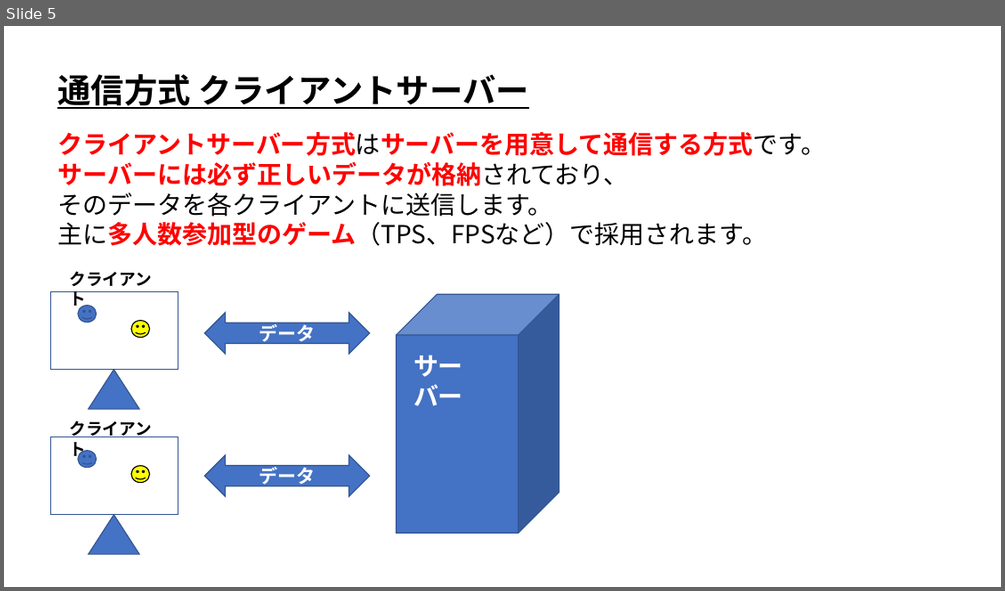
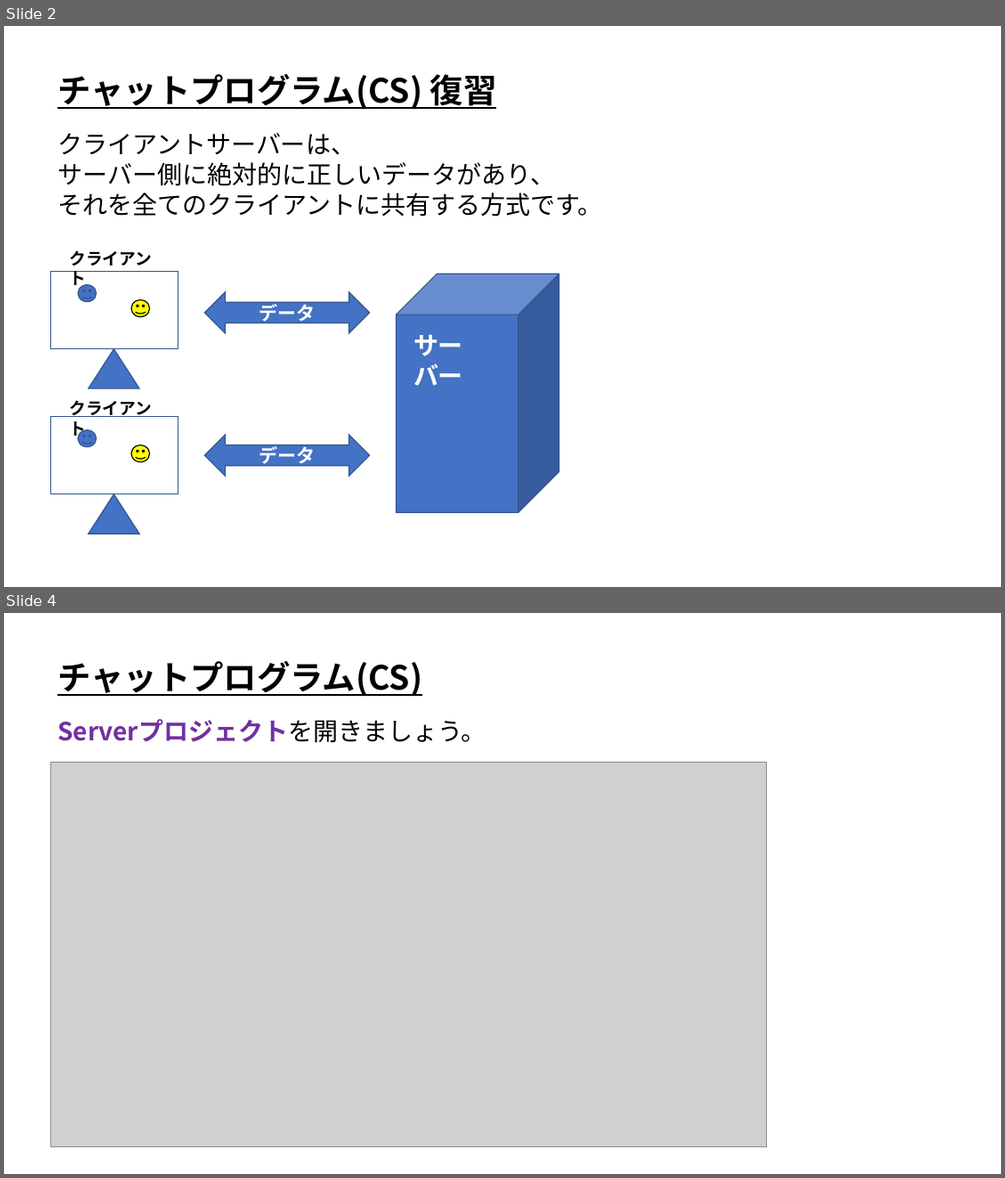
Before and after one commit to ArakiYusuke-Ohara/Textbook, a slide deck: ゲーム科3年/00_前期/オンラインゲームプログラミングⅠ/05_チャットプログラム(CS).pptx. Shown one above the other, each under a label of ours: slide 5 before the commit, slides 2 and 4 after it; the slides between them are not shown. The pictures are 1005x591 and 1005x1178 pixels, drawn with LibreOffice and Linux fonts; fonts in the diff are those of the drawing; grey boxes stand for pictures. Boxes give left, top, right and bottom in pixels: in the first picture for what was removed or moved away, otherwise in the second. Text is boxed around its words. In the diff, an @@ line names an element or a change of style, - is before the commit and + after.

Commit message:
コード、スライド微修正

```diff
--- a/ゲーム科3年/00_前期/オンラインゲームプログラミングⅠ/05_チャットプログラム(CS).pptx
+++ b/ゲーム科3年/00_前期/オンラインゲームプログラミングⅠ/05_チャットプログラム(CS).pptx
@@ slide 4 added at (x1=4, y1=613, x2=1001, y2=1174), background #FFFFFF @@
@@ text added at (x1=57, y1=661, x2=422, y2=697), 32 pt, text #000000, bold, underline @@
+チャットプログラム(CS)
@@ text added at (x1=57, y1=719, x2=485, y2=743), 24 pt, text #7030A0, bold @@
+Serverプロジェクトを開きましょう。
@@ picture added at (x1=50, y1=762, x2=767, y2=1147) @@
@@ what was slide 5 is now slide 2 @@
@@ slide 2 changed as well @@
@@ text at (x1=57, y1=74, x2=497, y2=110): text changed @@
-通信方式 クライアントサーバー
+チャットプログラム(CS) 復習
@@ text removed at (x1=57, y1=132, x2=825, y2=246) @@
-クライアントサーバー方式はサーバーを用意して通信する方式です。
-サーバーには必ず正しいデータが格納されており、
-そのデータを各クライアントに送信します。
-主に多人数参加型のゲーム（TPS、FPSなど）で採用されます。
@@ text added at (x1=57, y1=133, x2=602, y2=216), 24 pt, text #000000 @@
+クライアントサーバーは、
+サーバー側に絶対的に正しいデータがあり、
+それを全てのクライアントに共有する方式です。
@@ 2 rectangles, 1 text, 1 smiley face moved together from (x1=50, y1=291, x2=463, y2=515) to (x1=50, y1=272, x2=463, y2=494) @@
@@ 3 smiley faces, 2 texts, 2 left right arrows, 2 triangles, 1 cube moved together from (x1=70, y1=271, x2=558, y2=554) to (x1=70, y1=250, x2=558, y2=534) @@
```
Also in this commit, not shown: 2 other slides added, 6 slides removed, 9 other files.
